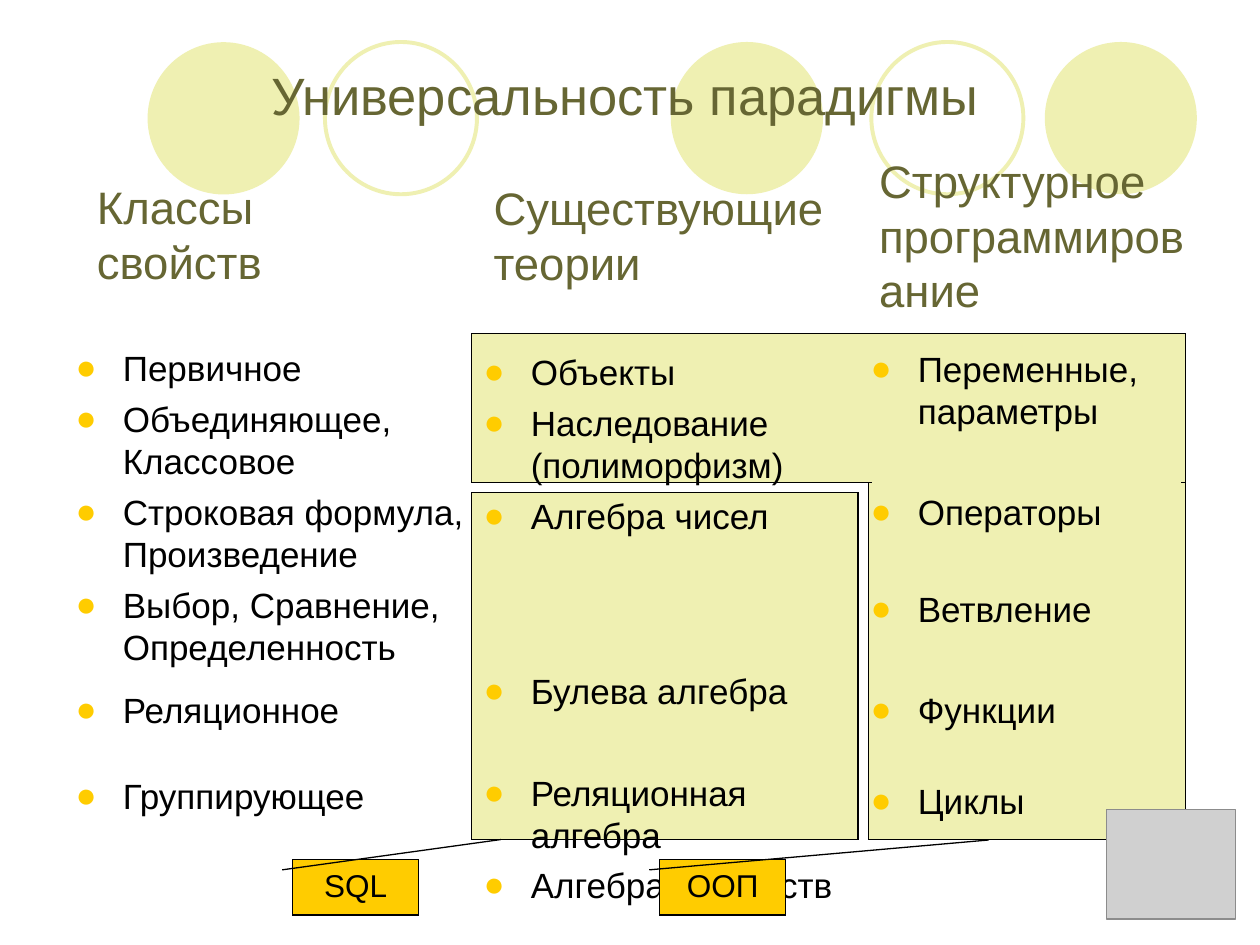
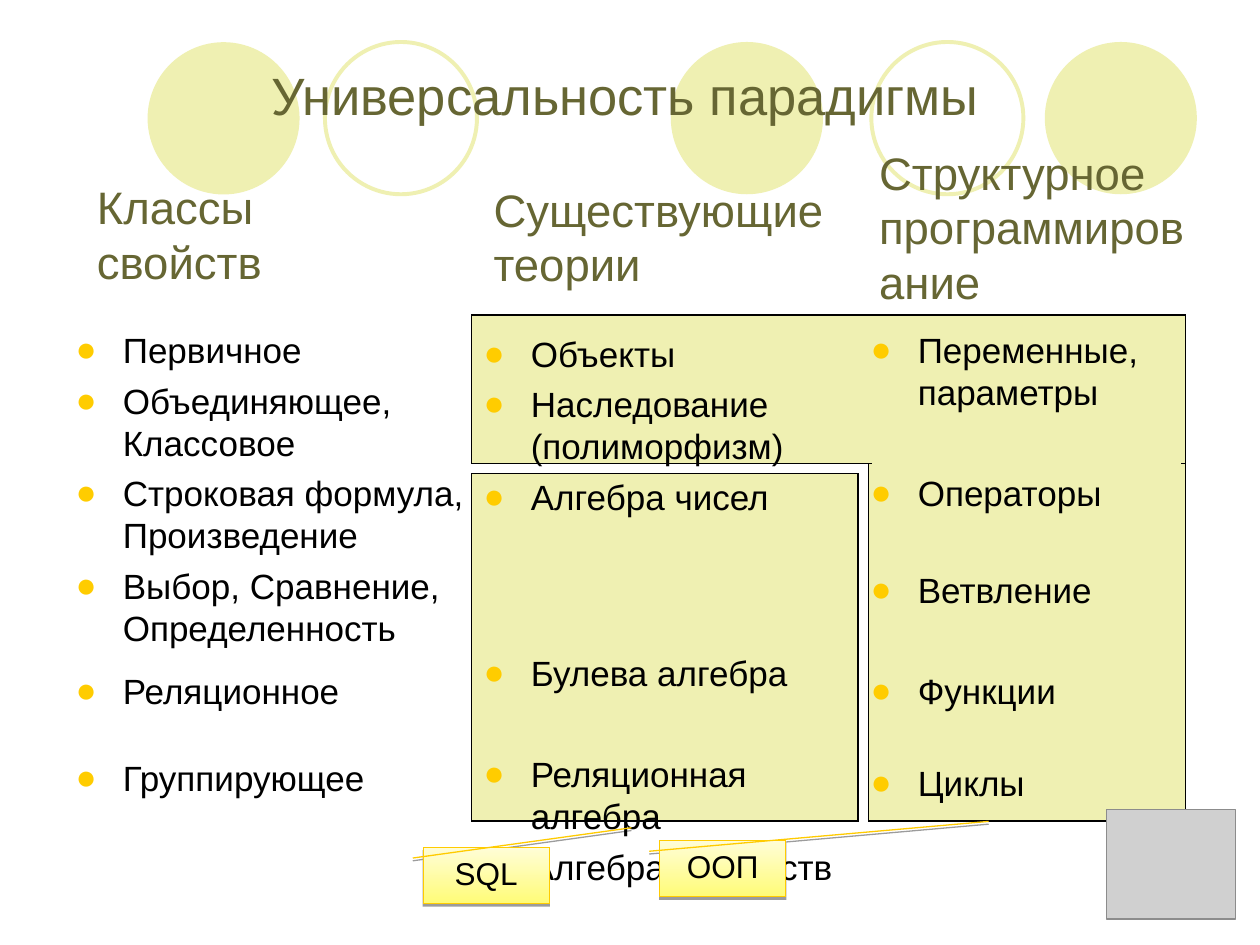
Before and after one commit to lsfusion/platform, a slide deck: slide 44 of platform/docs/Презентация.ppt (slide 14 before the commit). Drawn at 1260x945 pixels with LibreOffice and Linux fonts; fonts in the diff are those of the drawing; grey boxes stand for pictures. Boxes give left, top, right and bottom in pixels: in the first picture for what was removed or moved away, otherwise in the second. Text is boxed around its words. In the diff, an @@ line names an element or a change of style, - is before the commit and + after.

```diff
--- a/platform/docs/Презентация.ppt
+++ b/platform/docs/Презентация.ppt
@@ text "Структурное программирование" moved from (x1=879, y1=162, x2=1145, y2=207) to (x1=879, y1=154, x2=1145, y2=199) @@
@@ text "Первичное" moved from (x1=123, y1=357, x2=464, y2=816) to (x1=123, y1=339, x2=464, y2=798) @@
@@ text "Переменные, параметры" moved from (x1=918, y1=358, x2=1138, y2=821) to (x1=918, y1=339, x2=1138, y2=803) @@
@@ 4 rectangles, 1 text, 1 border callout moved together from (x1=471, y1=334, x2=1186, y2=915) to (x1=471, y1=315, x2=1186, y2=896) @@
@@ border callout "SQL" at (x1=423, y1=848, x2=549, y2=903): fill #FFCC00 to gradient #FFFC78 to #FFFDD7; outline #000000 0.74 pt to #FFCB00 0.74 pt; shadow on @@
@@ border callout "SQL" moved from (x1=292, y1=859, x2=418, y2=915) to (x1=423, y1=848, x2=549, y2=903) @@
@@ border callout "ООП" at (x1=660, y1=840, x2=786, y2=896): fill #FFCC00 to gradient #FFFC78 to #FFFDD7; outline #000000 0.74 pt to #FFCB00 0.74 pt; shadow on @@
```
Also in this commit, not shown: 11 other slides changed, 29 slides added, 18 slides removed.
